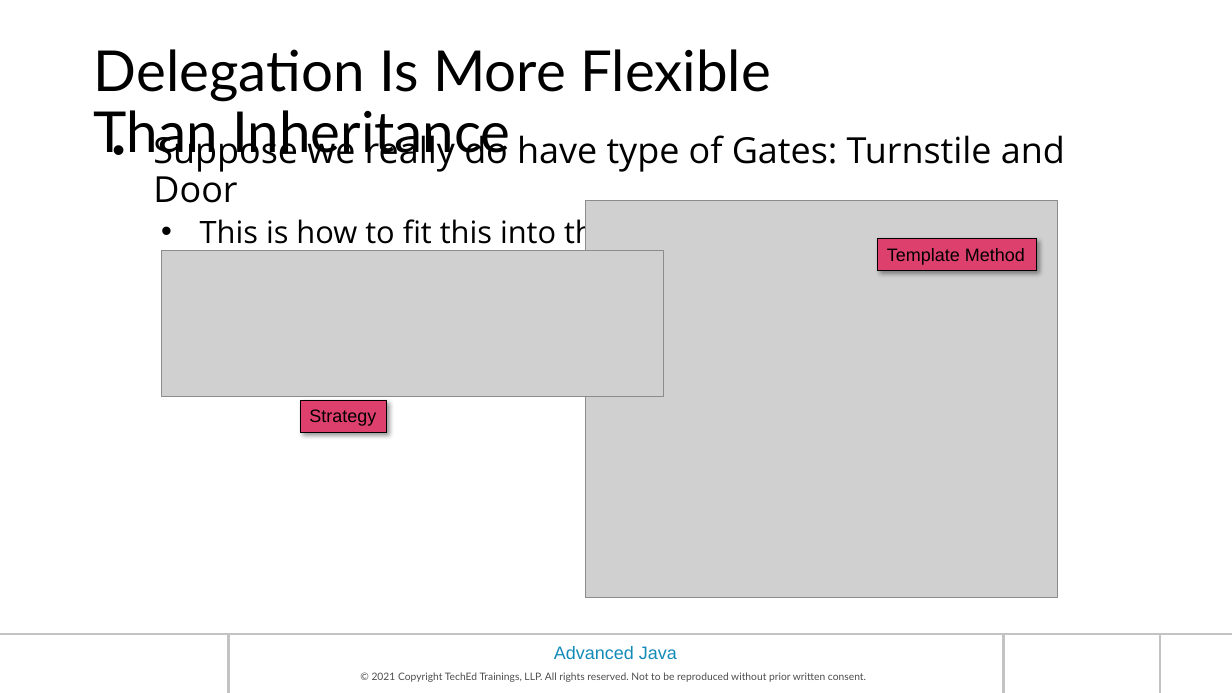
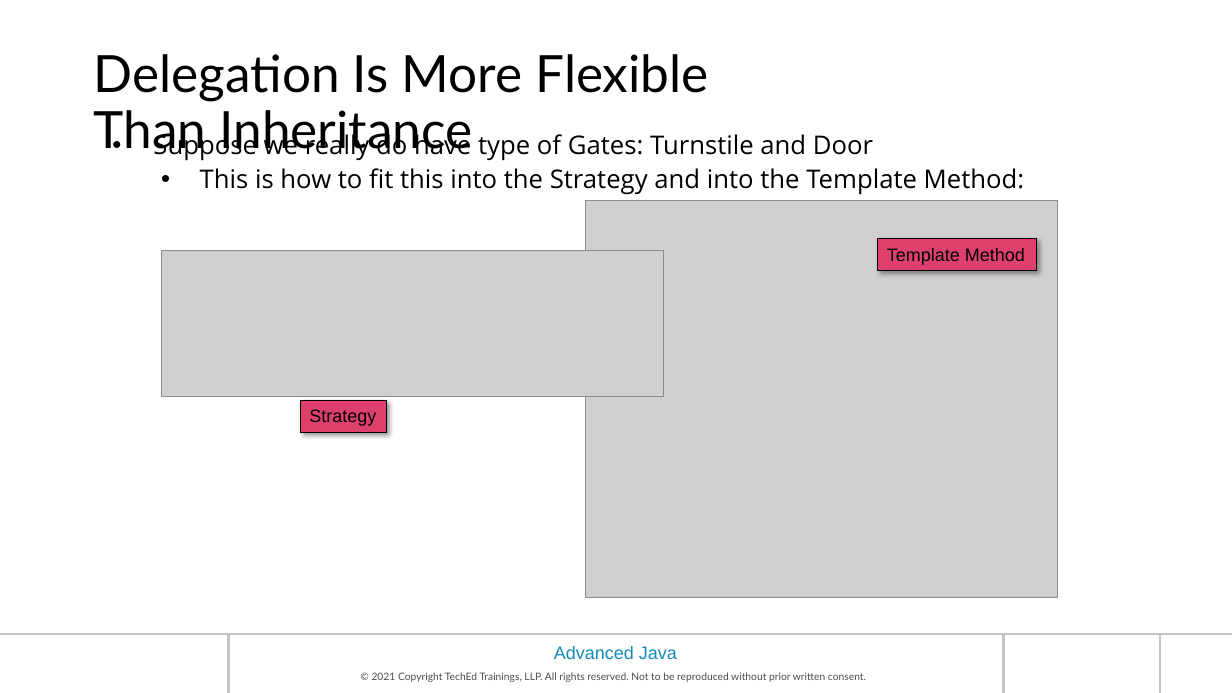
Before and after one commit to prabhat1510/maveric2122, a slide deck: slide 48 of HAN_AdvancedJava_Ch06-Design Patterns.pptx. Drawn at 1232x693 pixels with LibreOffice and Linux fonts; fonts in the diff are those of the drawing; grey boxes stand for pictures; background and template pictures are left out. Boxes give left, top, right and bottom in pixels: in the first picture for what was removed or moved away, otherwise in the second. Text is boxed around its words. In the diff, an @@ line names an element or a change of style, - is before the commit and + after.

```diff
--- a/HAN_AdvancedJava_Ch06-Design Patterns.pptx
+++ b/HAN_AdvancedJava_Ch06-Design Patterns.pptx
@@ title "Delegation Is More Flexible Than ..." at [94, 54, 709, 158]: size 44 to 40 pt @@
@@ text "Suppose we really do have ..." at [153, 130, 1025, 195]: size 28 to 20 pt in "Suppose we really do have type of ..."; size 24 to 20 pt in "This is how to fit this into ..." @@
```
Also in this commit, not shown: 21 other slides changed.
